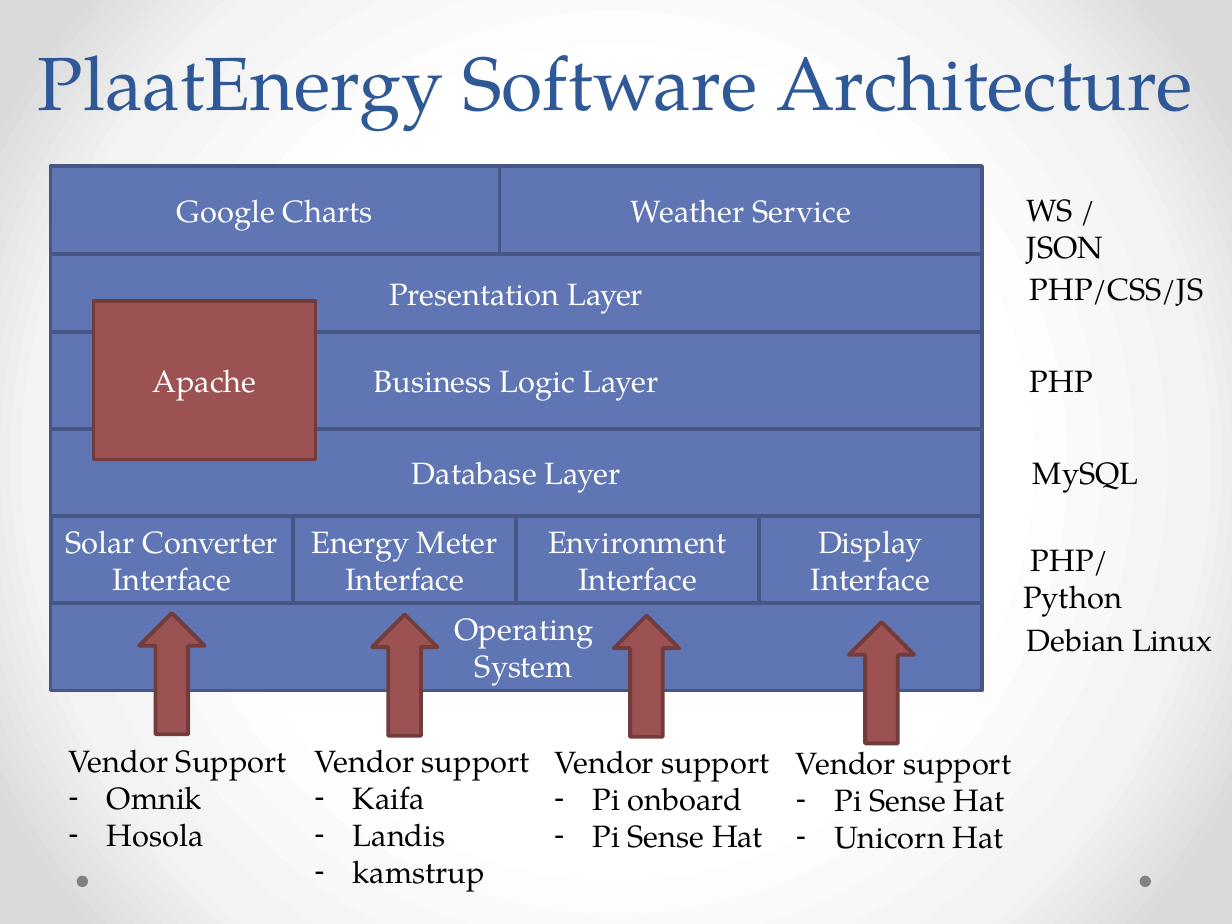
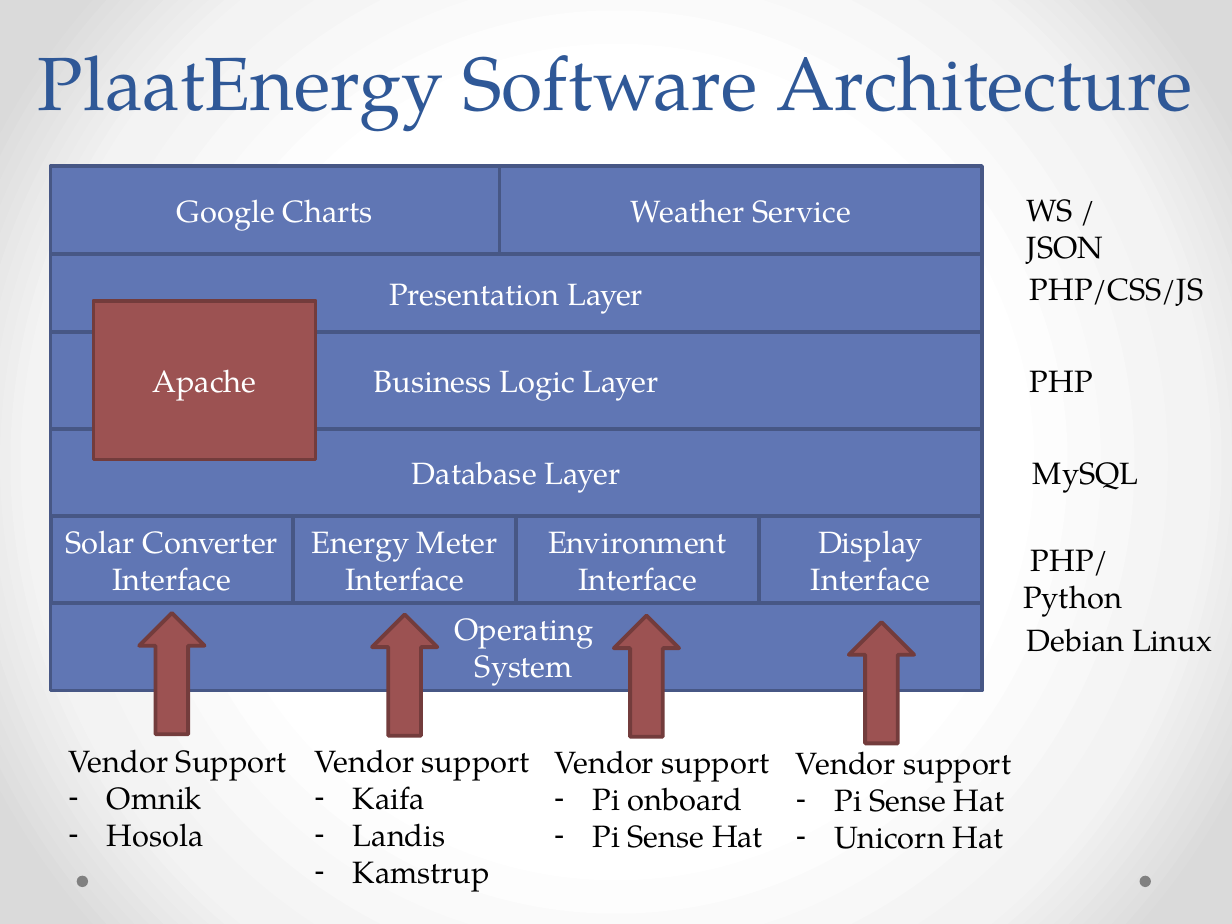
Before and after one commit to plaatsoft/plaatenergy, a slide deck: slide 9 of doc/ppt/PlaatEnergy Design.pptx. Drawn at 1232x924 pixels with LibreOffice and Linux fonts; fonts in the diff are those of the drawing. Boxes give left, top, right and bottom in pixels: in the first picture for what was removed or moved away, otherwise in the second. Text is boxed around its words. In the diff, an @@ line names an element or a change of style, - is before the commit and + after.

```diff
--- a/doc/ppt/PlaatEnergy Design.pptx
+++ b/doc/ppt/PlaatEnergy Design.pptx
@@ text at box(353, 861, 490, 892): text changed @@
-– kamstrup
+– Kamstrup
```
Also in this commit, not shown: 1 other slide changed.
